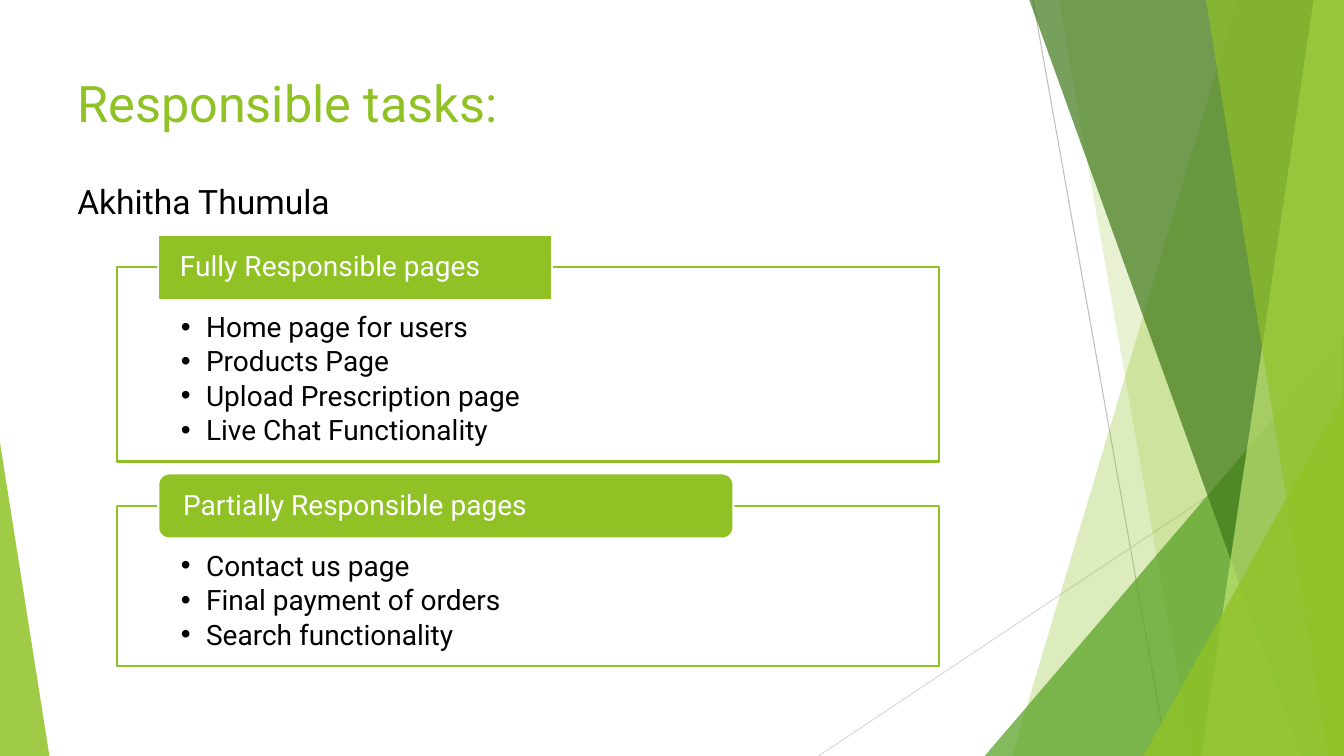
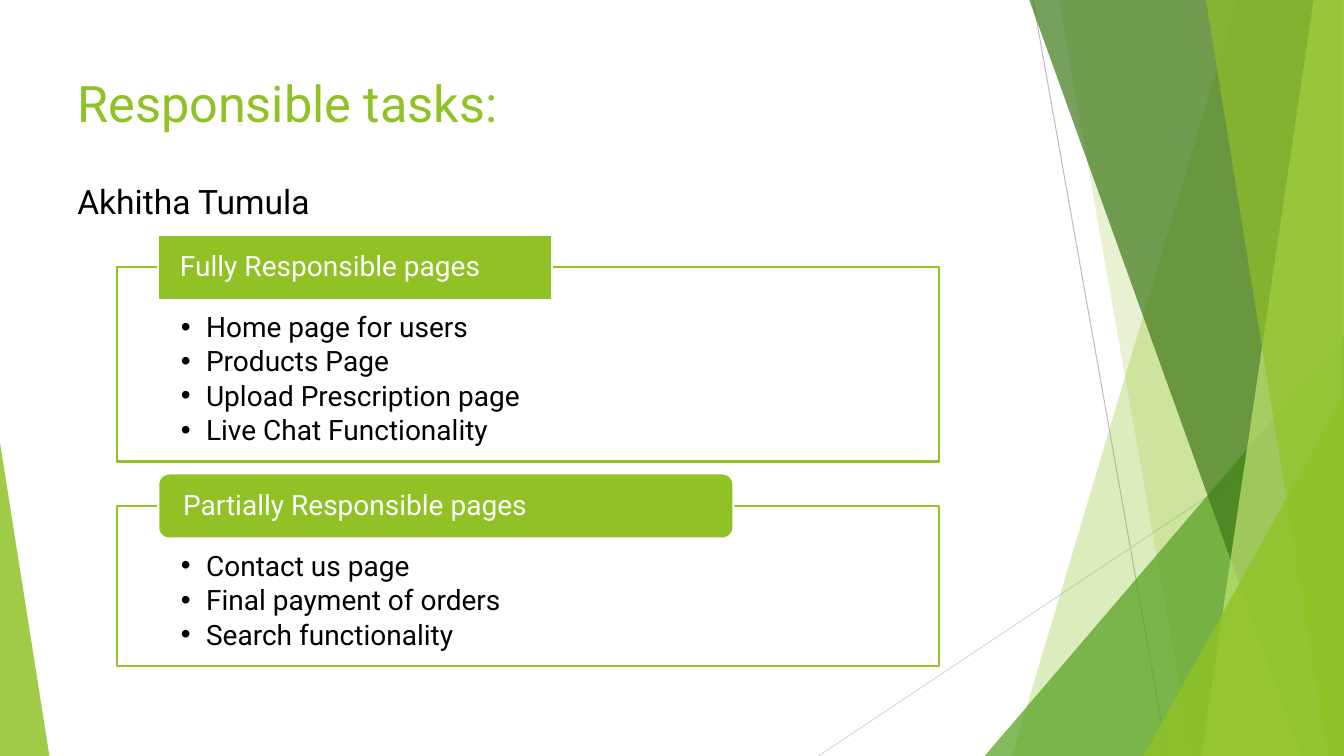
Before and after one commit to thumula-akhitha/onlinemedico, a slide deck: slide 7 of OnlineMedico-Team A.pptx. Drawn at 1344x756 pixels with LibreOffice and Linux fonts; fonts in the diff are those of the drawing. Boxes give left, top, right and bottom in pixels: in the first picture for what was removed or moved away, otherwise in the second. Text is boxed around its words. In the diff, an @@ line names an element or a change of style, - is before the commit and + after.

```diff
--- a/OnlineMedico-Team A.pptx
+++ b/OnlineMedico-Team A.pptx
@@ text at box(77, 188, 309, 215): text changed @@
-Akhitha Thumula
+Akhitha Tumula
```
Also in this commit, not shown: 1 other slide changed.
